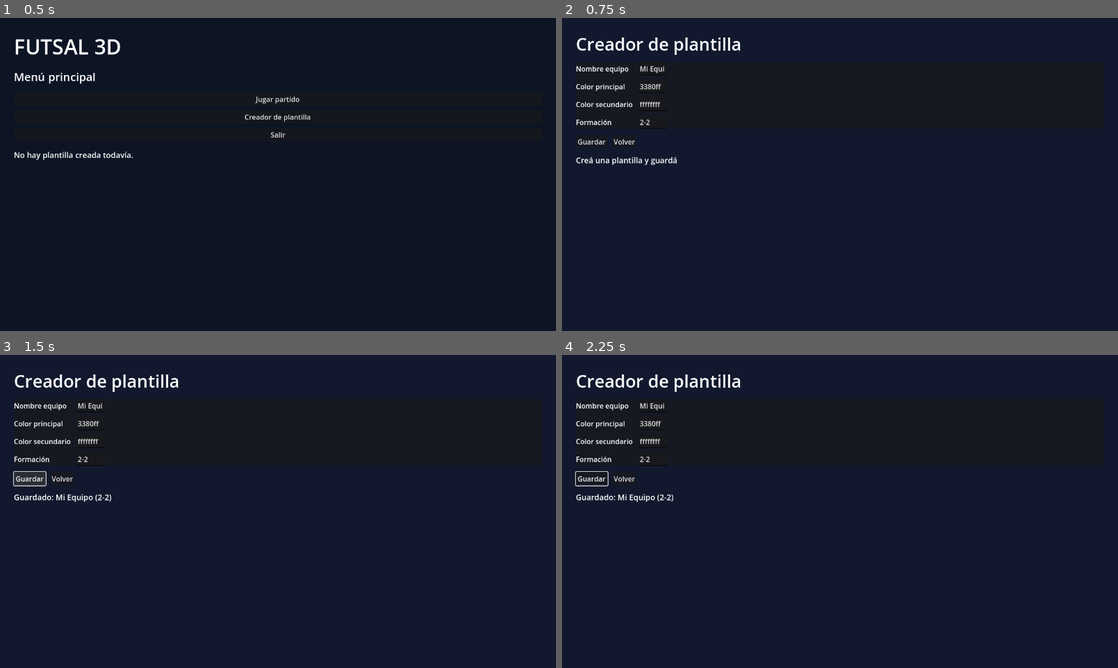
Above: before the commit, frames 1-4 (two rows, left to right).
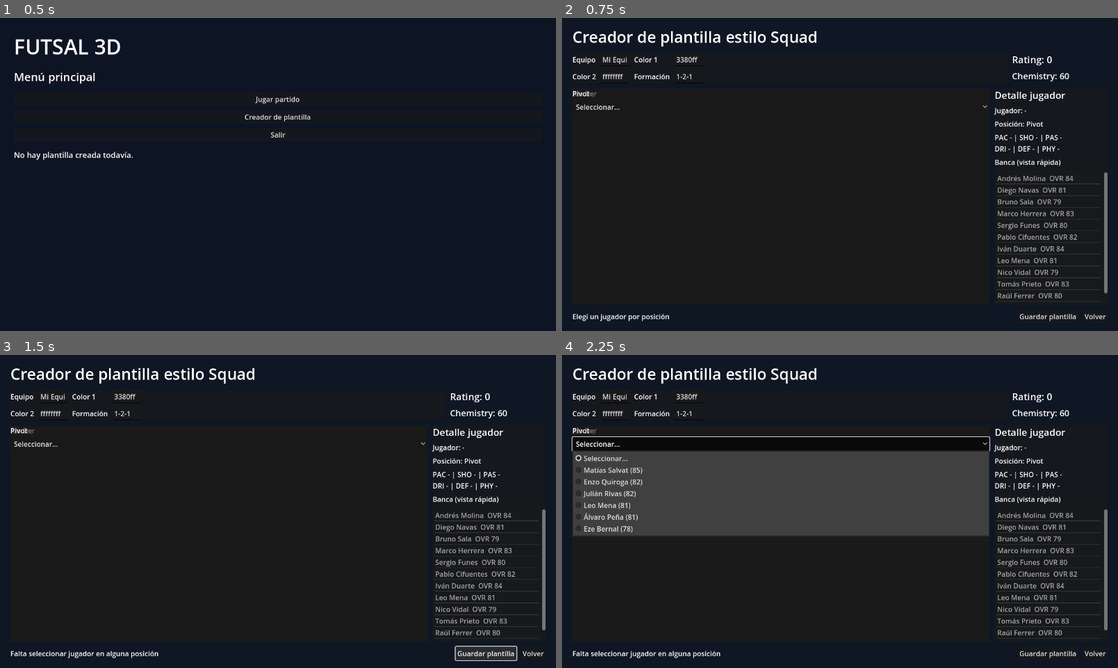
Above: after the commit, the same moments.

Repository: tenemostuseguro/uft27
Game: Godot game, scene res://scenes/MainMenu2D.tscn
Two runs of this game, one before a commit and one after it. Both use one fixed random seed, a clock stepped at 60 frames per second and the inputs below.
Inputs (mouse positions are in pixels of both pictures, inside the frame that each line leads up to):
- Up to frame 1 (0.5 s): no input
- Up to frame 2 (0.75 s): click "Creador de plantilla" at 0.5 s
- Up to frame 3 (1.5 s): click "Guardar" (after the commit: "Guardar plantilla") at 1.25 s
- Up to frame 4 (2.25 s): click (778, 442) at 2 s, where only the run after the commit has a clickable "Seleccionar..."

Frame 1 is identical in both runs. In frame 2, 5.3% of the frame differs, in the area x 1-99%, y 4-97%; in frame 3, 5.8%; in frame 4, 25%.

Commit message:
Build squad-style template creator with per-position player selection

Diff:
--- a/godot-futsal/scenes/TemplateMenu2D.tscn
+++ b/godot-futsal/scenes/TemplateMenu2D.tscn
@@ -14,81 +14,238 @@
 anchors_preset = 15
 anchor_right = 1.0
 anchor_bottom = 1.0
-color = Color(0.07, 0.1, 0.18, 1)
+color = Color(0.06, 0.09, 0.14, 1)
 
 [node name="Margin" type="MarginContainer" parent="."]
 layout_mode = 1
 anchors_preset = 15
 anchor_right = 1.0
 anchor_bottom = 1.0
-offset_left = 32.0
-offset_top = 32.0
-offset_right = -32.0
-offset_bottom = -32.0
+offset_left = 24.0
+offset_top = 18.0
+offset_right = -24.0
+offset_bottom = -18.0
 
 [node name="Layout" type="VBoxContainer" parent="Margin"]
 layout_mode = 2
-theme_override_constants/separation = 14
+theme_override_constants/separation = 12
 
 [node name="Title" type="Label" parent="Margin/Layout"]
 layout_mode = 2
-text = "Creador de plantilla"
-theme_override_font_sizes/font_size = 40
-
-[node name="TemplatePanel" type="PanelContainer" parent="Margin/Layout"]
-layout_mode = 2
-
-[node name="TemplateForm" type="GridContainer" parent="Margin/Layout/TemplatePanel"]
-layout_mode = 2
-columns = 2
-theme_override_constants/h_separation = 12
-theme_override_constants/v_separation = 10
-
-[node name="TeamNameLabel" type="Label" parent="Margin/Layout/TemplatePanel/TemplateForm"]
-layout_mode = 2
-text = "Nombre equipo"
-
-[node name="TeamNameInput" type="LineEdit" parent="Margin/Layout/TemplatePanel/TemplateForm"]
-layout_mode = 2
-placeholder_text = "Mi Equipo"
-
-[node name="PrimaryLabel" type="Label" parent="Margin/Layout/TemplatePanel/TemplateForm"]
-layout_mode = 2
-text = "Color principal"
-
-[node name="PrimaryColorInput" type="LineEdit" parent="Margin/Layout/TemplatePanel/TemplateForm"]
-layout_mode = 2
-placeholder_text = "#3388ff"
-
-[node name="SecondaryLabel" type="Label" parent="Margin/Layout/TemplatePanel/TemplateForm"]
-layout_mode = 2
-text = "Color secundario"
-
-[node name="SecondaryColorInput" type="LineEdit" parent="Margin/Layout/TemplatePanel/TemplateForm"]
-layout_mode = 2
-placeholder_text = "#ffffff"
-
-[node name="FormationLabel" type="Label" parent="Margin/Layout/TemplatePanel/TemplateForm"]
+text = "Creador de plantilla estilo Squad"
+theme_override_font_sizes/font_size = 36
+
+[node name="Header" type="HBoxContainer" parent="Margin/Layout"]
+layout_mode = 2
+theme_override_constants/separation = 12
+
+[node name="ConfigPanel" type="PanelContainer" parent="Margin/Layout/Header"]
+layout_mode = 2
+size_flags_horizontal = 3
+
+[node name="ConfigForm" type="GridContainer" parent="Margin/Layout/Header/ConfigPanel"]
+layout_mode = 2
+columns = 4
+theme_override_constants/h_separation = 10
+theme_override_constants/v_separation = 8
+
+[node name="TeamNameLabel" type="Label" parent="Margin/Layout/Header/ConfigPanel/ConfigForm"]
+layout_mode = 2
+text = "Equipo"
+
+[node name="TeamNameInput" type="LineEdit" parent="Margin/Layout/Header/ConfigPanel/ConfigForm"]
+layout_mode = 2
+text = "Mi Equipo"
+
+[node name="PrimaryColorLabel" type="Label" parent="Margin/Layout/Header/ConfigPanel/ConfigForm"]
+layout_mode = 2
+text = "Color 1"
+
+[node name="PrimaryColorInput" type="LineEdit" parent="Margin/Layout/Header/ConfigPanel/ConfigForm"]
+layout_mode = 2
+text = "#3388ff"
+
+[node name="SecondaryColorLabel" type="Label" parent="Margin/Layout/Header/ConfigPanel/ConfigForm"]
+layout_mode = 2
+text = "Color 2"
+
+[node name="SecondaryColorInput" type="LineEdit" parent="Margin/Layout/Header/ConfigPanel/ConfigForm"]
+layout_mode = 2
+text = "#ffffff"
+
+[node name="FormationLabel" type="Label" parent="Margin/Layout/Header/ConfigPanel/ConfigForm"]
 layout_mode = 2
 text = "Formación"
 
-[node name="FormationInput" type="LineEdit" parent="Margin/Layout/TemplatePanel/TemplateForm"]
-layout_mode = 2
-placeholder_text = "2-2"
-
-[node name="Buttons" type="HBoxContainer" parent="Margin/Layout"]
+[node name="FormationInput" type="LineEdit" parent="Margin/Layout/Header/ConfigPanel/ConfigForm"]
+layout_mode = 2
+text = "1-2-1"
+
+[node name="Meta" type="VBoxContainer" parent="Margin/Layout/Header"]
+layout_mode = 2
+custom_minimum_size = Vector2(220, 0)
+theme_override_constants/separation = 8
+
+[node name="RatingLabel" type="Label" parent="Margin/Layout/Header/Meta"]
+layout_mode = 2
+text = "Rating: 0"
+theme_override_font_sizes/font_size = 22
+
+[node name="ChemistryLabel" type="Label" parent="Margin/Layout/Header/Meta"]
+layout_mode = 2
+text = "Chemistry: 0"
+theme_override_font_sizes/font_size = 20
+
+[node name="SquadArea" type="HBoxContainer" parent="Margin/Layout"]
+layout_mode = 2
+size_flags_vertical = 3
+theme_override_constants/separation = 12
+
+[node name="PitchPanel" type="PanelContainer" parent="Margin/Layout/SquadArea"]
+layout_mode = 2
+size_flags_horizontal = 3
+size_flags_vertical = 3
+
+[node name="PitchBackground" type="ColorRect" parent="Margin/Layout/SquadArea/PitchPanel"]
+layout_mode = 2
+custom_minimum_size = Vector2(900, 420)
+color = Color(0.09, 0.34, 0.17, 1)
+
+[node name="GKCard" type="PanelContainer" parent="Margin/Layout/SquadArea/PitchPanel"]
+layout_mode = 1
+offset_left = 390.0
+offset_top = 325.0
+offset_right = 530.0
+offset_bottom = 415.0
+
+[node name="VBox" type="VBoxContainer" parent="Margin/Layout/SquadArea/PitchPanel/GKCard"]
+layout_mode = 2
+
+[node name="PositionLabel" type="Label" parent="Margin/Layout/SquadArea/PitchPanel/GKCard/VBox"]
+layout_mode = 2
+text = "GK"
+
+[node name="PlayerSelect" type="OptionButton" parent="Margin/Layout/SquadArea/PitchPanel/GKCard/VBox"]
+layout_mode = 2
+
+[node name="CierreCard" type="PanelContainer" parent="Margin/Layout/SquadArea/PitchPanel"]
+layout_mode = 1
+offset_left = 390.0
+offset_top = 232.0
+offset_right = 530.0
+offset_bottom = 322.0
+
+[node name="VBox" type="VBoxContainer" parent="Margin/Layout/SquadArea/PitchPanel/CierreCard"]
+layout_mode = 2
+
+[node name="PositionLabel" type="Label" parent="Margin/Layout/SquadArea/PitchPanel/CierreCard/VBox"]
+layout_mode = 2
+text = "Cierre"
+
+[node name="PlayerSelect" type="OptionButton" parent="Margin/Layout/SquadArea/PitchPanel/CierreCard/VBox"]
+layout_mode = 2
+
+[node name="AlaIzqCard" type="PanelContainer" parent="Margin/Layout/SquadArea/PitchPanel"]
+layout_mode = 1
+offset_left = 190.0
+offset_top = 145.0
+offset_right = 330.0
+offset_bottom = 235.0
+
+[node name="VBox" type="VBoxContainer" parent="Margin/Layout/SquadArea/PitchPanel/AlaIzqCard"]
+layout_mode = 2
+
+[node name="PositionLabel" type="Label" parent="Margin/Layout/SquadArea/PitchPanel/AlaIzqCard/VBox"]
+layout_mode = 2
+text = "Ala Izq"
+
+[node name="PlayerSelect" type="OptionButton" parent="Margin/Layout/SquadArea/PitchPanel/AlaIzqCard/VBox"]
+layout_mode = 2
+
+[node name="AlaDerCard" type="PanelContainer" parent="Margin/Layout/SquadArea/PitchPanel"]
+layout_mode = 1
+offset_left = 590.0
+offset_top = 145.0
+offset_right = 730.0
+offset_bottom = 235.0
+
+[node name="VBox" type="VBoxContainer" parent="Margin/Layout/SquadArea/PitchPanel/AlaDerCard"]
+layout_mode = 2
+
+[node name="PositionLabel" type="Label" parent="Margin/Layout/SquadArea/PitchPanel/AlaDerCard/VBox"]
+layout_mode = 2
+text = "Ala Der"
+
+[node name="PlayerSelect" type="OptionButton" parent="Margin/Layout/SquadArea/PitchPanel/AlaDerCard/VBox"]
+layout_mode = 2
+
+[node name="PivotCard" type="PanelContainer" parent="Margin/Layout/SquadArea/PitchPanel"]
+layout_mode = 1
+offset_left = 390.0
+offset_top = 70.0
+offset_right = 530.0
+offset_bottom = 160.0
+
+[node name="VBox" type="VBoxContainer" parent="Margin/Layout/SquadArea/PitchPanel/PivotCard"]
+layout_mode = 2
+
+[node name="PositionLabel" type="Label" parent="Margin/Layout/SquadArea/PitchPanel/PivotCard/VBox"]
+layout_mode = 2
+text = "Pivot"
+
+[node name="PlayerSelect" type="OptionButton" parent="Margin/Layout/SquadArea/PitchPanel/PivotCard/VBox"]
+layout_mode = 2
+
+[node name="PlayerInfo" type="PanelContainer" parent="Margin/Layout/SquadArea"]
+layout_mode = 2
+custom_minimum_size = Vector2(260, 0)
+
+[node name="InfoLayout" type="VBoxContainer" parent="Margin/Layout/SquadArea/PlayerInfo"]
+layout_mode = 2
+theme_override_constants/separation = 8
+
+[node name="InfoTitle" type="Label" parent="Margin/Layout/SquadArea/PlayerInfo/InfoLayout"]
+layout_mode = 2
+text = "Detalle jugador"
+theme_override_font_sizes/font_size = 22
+
+[node name="NameLabel" type="Label" parent="Margin/Layout/SquadArea/PlayerInfo/InfoLayout"]
+layout_mode = 2
+text = "Jugador: -"
+
+[node name="RoleLabel" type="Label" parent="Margin/Layout/SquadArea/PlayerInfo/InfoLayout"]
+layout_mode = 2
+text = "Posición: -"
+
+[node name="StatsLabel" type="Label" parent="Margin/Layout/SquadArea/PlayerInfo/InfoLayout"]
+layout_mode = 2
+text = "PAC - | SHO - | PAS -\nDRI - | DEF - | PHY -"
+
+[node name="BenchTitle" type="Label" parent="Margin/Layout/SquadArea/PlayerInfo/InfoLayout"]
+layout_mode = 2
+text = "Banca (vista rápida)"
+
+[node name="BenchList" type="ItemList" parent="Margin/Layout/SquadArea/PlayerInfo/InfoLayout"]
+layout_mode = 2
+size_flags_vertical = 3
+
+[node name="Footer" type="HBoxContainer" parent="Margin/Layout"]
+layout_mode = 2
+theme_override_constants/separation = 12
+
+[node name="StatusLabel" type="Label" parent="Margin/Layout/Footer"]
+layout_mode = 2
+size_flags_horizontal = 3
+text = "Estado"
+
+[node name="Buttons" type="HBoxContainer" parent="Margin/Layout/Footer"]
 layout_mode = 2
 theme_override_constants/separation = 10
 
-[node name="SaveButton" type="Button" parent="Margin/Layout/Buttons"]
-layout_mode = 2
-text = "Guardar"
-
-[node name="BackButton" type="Button" parent="Margin/Layout/Buttons"]
+[node name="SaveButton" type="Button" parent="Margin/Layout/Footer/Buttons"]
+layout_mode = 2
+text = "Guardar plantilla"
+
+[node name="BackButton" type="Button" parent="Margin/Layout/Footer/Buttons"]
 layout_mode = 2
 text = "Volver"
-
-[node name="StatusLabel" type="Label" parent="Margin/Layout"]
-layout_mode = 2
-text = "Estado"
-theme_override_font_sizes/font_size = 18
--- a/godot-futsal/scripts/match_config.gd
+++ b/godot-futsal/scripts/match_config.gd
@@ -1,22 +1,98 @@
 extends Node
+
+const POSITIONS: Array[String] = ["GK", "Cierre", "Ala Izq", "Ala Der", "Pivot"]
 
 var team_name := "Mi Equipo"
 var primary_color := Color(0.2, 0.5, 1.0, 1.0)
 var secondary_color := Color(1.0, 1.0, 1.0, 1.0)
-var formation := "2-2"
+var formation := "1-2-1"
 var template_ready := false
+var selected_lineup: Dictionary = {
+	"GK": "",
+	"Cierre": "",
+	"Ala Izq": "",
+	"Ala Der": "",
+	"Pivot": ""
+}
 
-func set_template(new_name: String, primary_hex: String, secondary_hex: String, new_formation: String) -> void:
+var player_pool: Array[Dictionary] = [
+	{"name":"Andrés Molina","roles":["GK"],"ovr":84,"pac":40,"sho":25,"pas":72,"dri":48,"def":82,"phy":80},
+	{"name":"Diego Navas","roles":["GK"],"ovr":81,"pac":42,"sho":28,"pas":70,"dri":50,"def":78,"phy":77},
+	{"name":"Bruno Sala","roles":["GK"],"ovr":79,"pac":45,"sho":22,"pas":68,"dri":44,"def":75,"phy":79},
+	{"name":"Marco Herrera","roles":["Cierre"],"ovr":83,"pac":71,"sho":48,"pas":78,"dri":74,"def":85,"phy":84},
+	{"name":"Sergio Funes","roles":["Cierre"],"ovr":80,"pac":69,"sho":50,"pas":76,"dri":70,"def":82,"phy":81},
+	{"name":"Pablo Cifuentes","roles":["Cierre","Ala Der"],"ovr":82,"pac":74,"sho":60,"pas":79,"dri":76,"def":80,"phy":79},
+	{"name":"Iván Duarte","roles":["Ala Izq"],"ovr":84,"pac":88,"sho":77,"pas":80,"dri":86,"def":61,"phy":72},
+	{"name":"Leo Mena","roles":["Ala Izq","Pivot"],"ovr":81,"pac":85,"sho":79,"pas":76,"dri":83,"def":55,"phy":74},
+	{"name":"Nico Vidal","roles":["Ala Izq","Ala Der"],"ovr":79,"pac":86,"sho":70,"pas":74,"dri":82,"def":57,"phy":69},
+	{"name":"Tomás Prieto","roles":["Ala Der"],"ovr":83,"pac":87,"sho":76,"pas":82,"dri":85,"def":58,"phy":71},
+	{"name":"Raúl Ferrer","roles":["Ala Der"],"ovr":80,"pac":84,"sho":73,"pas":79,"dri":81,"def":56,"phy":70},
+	{"name":"Enzo Quiroga","roles":["Ala Der","Pivot"],"ovr":82,"pac":82,"sho":81,"pas":78,"dri":80,"def":54,"phy":77},
+	{"name":"Matías Salvat","roles":["Pivot"],"ovr":85,"pac":78,"sho":88,"pas":74,"dri":82,"def":44,"phy":84},
+	{"name":"Julián Rivas","roles":["Pivot"],"ovr":82,"pac":80,"sho":84,"pas":70,"dri":79,"def":42,"phy":82},
+	{"name":"Álvaro Peña","roles":["Pivot","Ala Izq"],"ovr":81,"pac":79,"sho":83,"pas":73,"dri":78,"def":45,"phy":80},
+	{"name":"Santi Otero","roles":["Cierre","Ala Izq"],"ovr":78,"pac":75,"sho":65,"pas":77,"dri":74,"def":74,"phy":73},
+	{"name":"Gabi Ruiz","roles":["Ala Der","Cierre"],"ovr":77,"pac":76,"sho":66,"pas":75,"dri":73,"def":70,"phy":72},
+	{"name":"Facu Márquez","roles":["Ala Izq","Ala Der"],"ovr":76,"pac":81,"sho":67,"pas":72,"dri":77,"def":52,"phy":68},
+	{"name":"Damián Solís","roles":["GK","Cierre"],"ovr":75,"pac":55,"sho":35,"pas":69,"dri":56,"def":72,"phy":76},
+	{"name":"Eze Bernal","roles":["Pivot","Cierre"],"ovr":78,"pac":73,"sho":79,"pas":71,"dri":75,"def":60,"phy":78}
+]
+
+func set_template(new_name: String, primary_hex: String, secondary_hex: String, new_formation: String, new_lineup: Dictionary) -> void:
 	team_name = new_name.strip_edges()
 	if team_name.is_empty():
 		team_name = "Mi Equipo"
 
-	var parsed_primary := Color.from_string(primary_hex.strip_edges(), primary_color)
-	var parsed_secondary := Color.from_string(secondary_hex.strip_edges(), secondary_color)
-	primary_color = parsed_primary
-	secondary_color = parsed_secondary
+	primary_color = Color.from_string(primary_hex.strip_edges(), primary_color)
+	secondary_color = Color.from_string(secondary_hex.strip_edges(), secondary_color)
 	formation = new_formation.strip_edges()
 	if formation.is_empty():
-		formation = "2-2"
+		formation = "1-2-1"
 
-	template_ready = true
+	selected_lineup = _sanitize_lineup(new_lineup)
+	template_ready = _is_lineup_complete(selected_lineup)
+
+func get_players_for_role(role: String) -> Array[Dictionary]:
+	var players: Array[Dictionary] = []
+	for raw_player in player_pool:
+		var player: Dictionary = raw_player
+		var roles: Array = player.get("roles", [])
+		if role in roles:
+			players.append(player)
+	players.sort_custom(func(a: Dictionary, b: Dictionary) -> bool: return int(a.get("ovr", 0)) > int(b.get("ovr", 0)))
+	return players
+
+func find_player_by_name(player_name: String) -> Dictionary:
+	for raw_player in player_pool:
+		var player: Dictionary = raw_player
+		if str(player.get("name", "")) == player_name:
+			return player
+	return {}
+
+func get_lineup_rating() -> int:
+	var total := 0
+	var count := 0
+	for role in POSITIONS:
+		var player_name: String = str(selected_lineup.get(role, ""))
+		if player_name.is_empty():
+			continue
+		var player := find_player_by_name(player_name)
+		if player.is_empty():
+			continue
+		total += int(player.get("ovr", 0))
+		count += 1
+	if count == 0:
+		return 0
+	return int(round(float(total) / float(count)))
+
+func _sanitize_lineup(candidate: Dictionary) -> Dictionary:
+	var safe_lineup: Dictionary = {}
+	for role in POSITIONS:
+		safe_lineup[role] = str(candidate.get(role, "")).strip_edges()
+	return safe_lineup
+
+func _is_lineup_complete(lineup: Dictionary) -> bool:
+	for role in POSITIONS:
+		if str(lineup.get(role, "")).is_empty():
+			return false
+	return true
--- a/godot-futsal/scripts/menu_2d.gd
+++ b/godot-futsal/scripts/menu_2d.gd
@@ -19,13 +19,14 @@
 		team_name_input.text,
 		primary_input.text,
 		secondary_input.text,
-		formation_input.text
+		formation_input.text,
+		MatchConfig.selected_lineup
 	)
 	status_label.text = "Plantilla guardada: %s (%s)" % [MatchConfig.team_name, MatchConfig.formation]
 
 func _on_play_pressed() -> void:
 	if not MatchConfig.template_ready:
-		status_label.text = "Primero creá una plantilla antes de jugar."
+		status_label.text = "Primero completá la plantilla antes de jugar."
 		return
 	get_tree().change_scene_to_file(MATCH_SCENE)
 
--- a/godot-futsal/scripts/template_menu_2d.gd
+++ b/godot-futsal/scripts/template_menu_2d.gd
@@ -1,36 +1,192 @@
 extends Control
 
 const MAIN_MENU_SCENE := "res://scenes/MainMenu2D.tscn"
+const ROLE_KEYS: Array[String] = ["GK", "Cierre", "Ala Izq", "Ala Der", "Pivot"]
 
-@onready var status_label: Label = $Margin/Layout/StatusLabel
-@onready var team_name_input: LineEdit = $Margin/Layout/TemplatePanel/TemplateForm/TeamNameInput
-@onready var primary_input: LineEdit = $Margin/Layout/TemplatePanel/TemplateForm/PrimaryColorInput
-@onready var secondary_input: LineEdit = $Margin/Layout/TemplatePanel/TemplateForm/SecondaryColorInput
-@onready var formation_input: LineEdit = $Margin/Layout/TemplatePanel/TemplateForm/FormationInput
+@onready var status_label: Label = $Margin/Layout/Footer/StatusLabel
+@onready var team_name_input: LineEdit = $Margin/Layout/Header/ConfigPanel/ConfigForm/TeamNameInput
+@onready var primary_input: LineEdit = $Margin/Layout/Header/ConfigPanel/ConfigForm/PrimaryColorInput
+@onready var secondary_input: LineEdit = $Margin/Layout/Header/ConfigPanel/ConfigForm/SecondaryColorInput
+@onready var formation_input: LineEdit = $Margin/Layout/Header/ConfigPanel/ConfigForm/FormationInput
+@onready var rating_label: Label = $Margin/Layout/Header/Meta/RatingLabel
+@onready var chemistry_label: Label = $Margin/Layout/Header/Meta/ChemistryLabel
+
+@onready var gk_option: OptionButton = $Margin/Layout/SquadArea/PitchPanel/GKCard/VBox/PlayerSelect
+@onready var cierre_option: OptionButton = $Margin/Layout/SquadArea/PitchPanel/CierreCard/VBox/PlayerSelect
+@onready var ala_izq_option: OptionButton = $Margin/Layout/SquadArea/PitchPanel/AlaIzqCard/VBox/PlayerSelect
+@onready var ala_der_option: OptionButton = $Margin/Layout/SquadArea/PitchPanel/AlaDerCard/VBox/PlayerSelect
+@onready var pivot_option: OptionButton = $Margin/Layout/SquadArea/PitchPanel/PivotCard/VBox/PlayerSelect
+
+@onready var selected_name_label: Label = $Margin/Layout/SquadArea/PlayerInfo/InfoLayout/NameLabel
+@onready var selected_role_label: Label = $Margin/Layout/SquadArea/PlayerInfo/InfoLayout/RoleLabel
+@onready var selected_stats_label: Label = $Margin/Layout/SquadArea/PlayerInfo/InfoLayout/StatsLabel
+@onready var bench_list: ItemList = $Margin/Layout/SquadArea/PlayerInfo/InfoLayout/BenchList
+
+var role_options: Dictionary = {}
 
 func _ready() -> void:
-	$Margin/Layout/Buttons/SaveButton.pressed.connect(_on_save_pressed)
-	$Margin/Layout/Buttons/BackButton.pressed.connect(_on_back_pressed)
+	role_options = {
+		"GK": gk_option,
+		"Cierre": cierre_option,
+		"Ala Izq": ala_izq_option,
+		"Ala Der": ala_der_option,
+		"Pivot": pivot_option
+	}
+
+	$Margin/Layout/Footer/Buttons/SaveButton.pressed.connect(_on_save_pressed)
+	$Margin/Layout/Footer/Buttons/BackButton.pressed.connect(_on_back_pressed)
+
+	for role in ROLE_KEYS:
+		var option: OptionButton = role_options[role]
+		option.item_selected.connect(_on_role_selection_changed.bind(role))
+		_populate_role_option(role, option)
+
 	_load_current_values()
+	_refresh_team_meta()
+	_refresh_bench_preview()
+	_show_player_from_role("Pivot")
 
-func _on_save_pressed() -> void:
-	MatchConfig.set_template(
-		team_name_input.text,
-		primary_input.text,
-		secondary_input.text,
-		formation_input.text
-	)
-	status_label.text = "Guardado: %s (%s)" % [MatchConfig.team_name, MatchConfig.formation]
+func _populate_role_option(role: String, option: OptionButton) -> void:
+	option.clear()
+	option.add_item("Seleccionar...")
+	option.set_item_metadata(0, "")
 
-func _on_back_pressed() -> void:
-	get_tree().change_scene_to_file(MAIN_MENU_SCENE)
+	var players: Array[Dictionary] = MatchConfig.get_players_for_role(role)
+	for player in players:
+		var name: String = str(player.get("name", ""))
+		var ovr: int = int(player.get("ovr", 0))
+		var item_text := "%s (%d)" % [name, ovr]
+		option.add_item(item_text)
+		var idx := option.item_count - 1
+		option.set_item_metadata(idx, name)
 
 func _load_current_values() -> void:
 	team_name_input.text = MatchConfig.team_name
 	primary_input.text = MatchConfig.primary_color.to_html()
 	secondary_input.text = MatchConfig.secondary_color.to_html()
 	formation_input.text = MatchConfig.formation
+
+	for role in ROLE_KEYS:
+		var saved_name: String = str(MatchConfig.selected_lineup.get(role, ""))
+		_select_player_by_name(role_options[role], saved_name)
+
 	if MatchConfig.template_ready:
-		status_label.text = "Editando plantilla existente"
+		status_label.text = "Editá y guardá tu plantilla"
 	else:
-		status_label.text = "Creá una plantilla y guardá"
+		status_label.text = "Elegí un jugador por posición"
+
+func _select_player_by_name(option: OptionButton, player_name: String) -> void:
+	if player_name.is_empty():
+		option.select(0)
+		return
+	for i in range(option.item_count):
+		var meta: String = str(option.get_item_metadata(i))
+		if meta == player_name:
+			option.select(i)
+			return
+	option.select(0)
+
+func _on_role_selection_changed(_index: int, role: String) -> void:
+	_show_player_from_role(role)
+	_refresh_team_meta()
+	_refresh_bench_preview()
+
+func _show_player_from_role(role: String) -> void:
+	var option: OptionButton = role_options[role]
+	var selected_index: int = option.get_selected()
+	if selected_index < 0:
+		selected_index = 0
+	var player_name: String = str(option.get_item_metadata(selected_index))
+	if player_name.is_empty():
+		selected_name_label.text = "Jugador: -"
+		selected_role_label.text = "Posición: %s" % role
+		selected_stats_label.text = "PAC - | SHO - | PAS -\nDRI - | DEF - | PHY -"
+		return
+
+	var player: Dictionary = MatchConfig.find_player_by_name(player_name)
+	selected_name_label.text = "Jugador: %s (OVR %d)" % [player_name, int(player.get("ovr", 0))]
+	selected_role_label.text = "Posición: %s" % role
+	selected_stats_label.text = "PAC %d | SHO %d | PAS %d\nDRI %d | DEF %d | PHY %d" % [
+		int(player.get("pac", 0)),
+		int(player.get("sho", 0)),
+		int(player.get("pas", 0)),
+		int(player.get("dri", 0)),
+		int(player.get("def", 0)),
+		int(player.get("phy", 0))
+	]
+
+func _build_lineup_from_ui() -> Dictionary:
+	var lineup: Dictionary = {}
+	for role in ROLE_KEYS:
+		var option: OptionButton = role_options[role]
+		var selected_index: int = option.get_selected()
+		if selected_index < 0:
+			selected_index = 0
+		lineup[role] = str(option.get_item_metadata(selected_index))
+	return lineup
+
+func _refresh_team_meta() -> void:
+	var lineup: Dictionary = _build_lineup_from_ui()
+	var complete := true
+	for role in ROLE_KEYS:
+		if str(lineup.get(role, "")).is_empty():
+			complete = false
+			break
+
+	var preview_rating := _compute_rating_preview(lineup)
+	rating_label.text = "Rating: %d" % preview_rating
+	chemistry_label.text = "Chemistry: %d" % (100 if complete else 60)
+
+func _compute_rating_preview(lineup: Dictionary) -> int:
+	var total := 0
+	var count := 0
+	for role in ROLE_KEYS:
+		var name: String = str(lineup.get(role, ""))
+		if name.is_empty():
+			continue
+		var player: Dictionary = MatchConfig.find_player_by_name(name)
+		if player.is_empty():
+			continue
+		total += int(player.get("ovr", 0))
+		count += 1
+	if count == 0:
+		return 0
+	return int(round(float(total) / float(count)))
+
+func _refresh_bench_preview() -> void:
+	bench_list.clear()
+	var selected_names: Dictionary = {}
+	var lineup: Dictionary = _build_lineup_from_ui()
+	for role in ROLE_KEYS:
+		var name: String = str(lineup.get(role, ""))
+		if not name.is_empty():
+			selected_names[name] = true
+
+	var count := 0
+	for player in MatchConfig.player_pool:
+		var name: String = str(player.get("name", ""))
+		if selected_names.has(name):
+			continue
+		bench_list.add_item("%s  OVR %d" % [name, int(player.get("ovr", 0))])
+		count += 1
+		if count >= 12:
+			break
+
+func _on_save_pressed() -> void:
+	var lineup: Dictionary = _build_lineup_from_ui()
+	MatchConfig.set_template(
+		team_name_input.text,
+		primary_input.text,
+		secondary_input.text,
+		formation_input.text,
+		lineup
+	)
+
+	if MatchConfig.template_ready:
+		status_label.text = "Plantilla guardada ✅"
+	else:
+		status_label.text = "Falta seleccionar jugador en alguna posición"
+	_refresh_team_meta()
+
+func _on_back_pressed() -> void:
+	get_tree().change_scene_to_file(MAIN_MENU_SCENE)
Not shown, changed: godot-futsal/README.md
